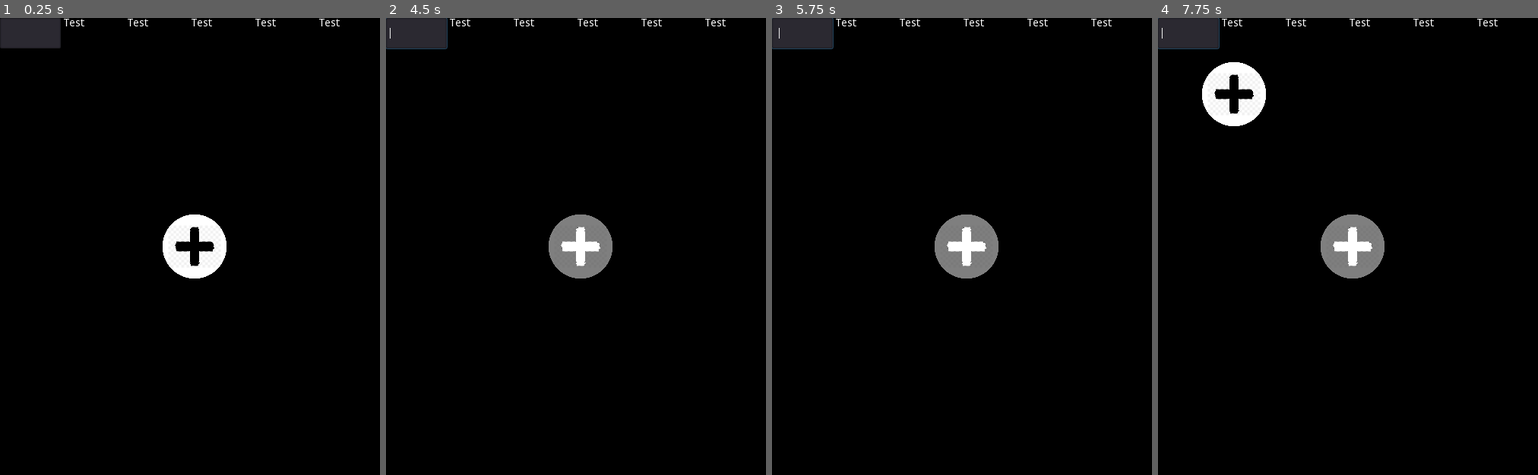
Above: before the commit, frames 1-4 (left to right).
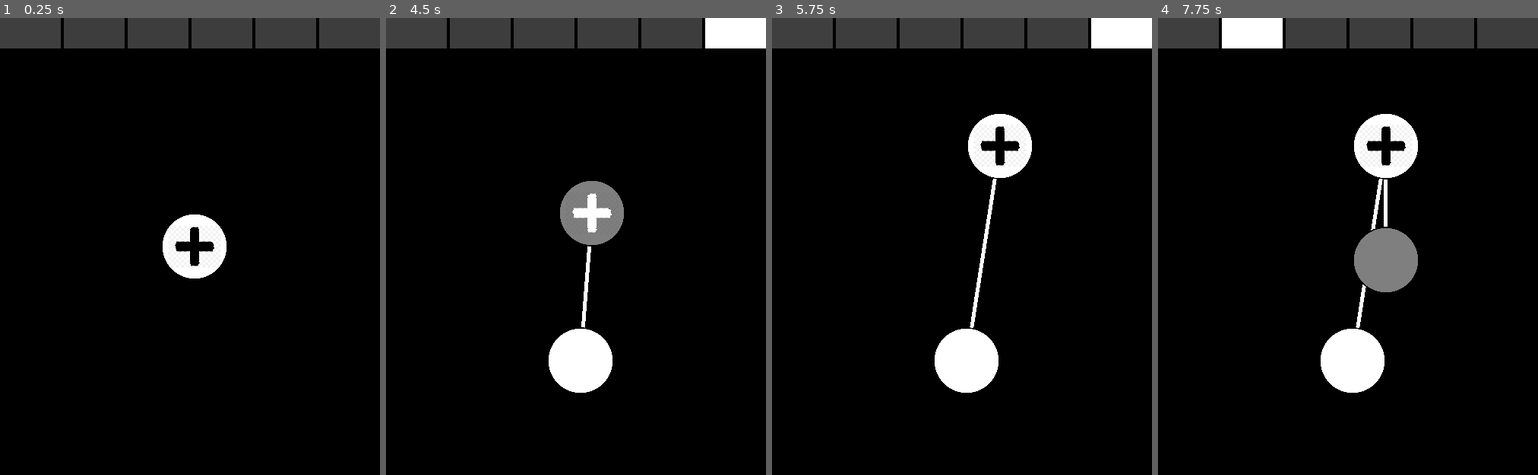
Above: after the commit, the same moments.

Repository: StrayEddy/GoMental
Game: Godot game, scene res://Diagram.tscn
The game is run twice, just before and just after one commit, with the same random seed, the same clock (stepped at 60 frames per second) and the same inputs. This scene is started directly instead of the project's main scene.
Inputs (mouse positions are in pixels of both pictures, inside the frame that each line leads up to):
- Up to frame 1 (0.25 s): no input
- Up to frame 2 (4.5 s): click (481, 31) at 0.52 s; click (545, 31) at 1.27 s; click (606, 31) at 2.02 s; click (671, 31) at 2.77 s; click (735, 31) at 3.52 s; tap Enter at 4.25 s; drag from (579, 246) to (614, 145) at 4.27 s
- Up to frame 3 (5.75 s): tap Space at 5 s; drag from (886, 269) to (965, 246) at 5.02 s
- Up to frame 4 (7.75 s): tap Enter at 5.75, 7.25 s; move the mouse to (1386, 145) at 5.77 s; hold Right 5.78-6.5 s; hold Enter 5.78-6.5 s; click (1386, 145) at 5.92 s; tap Tab at 6.05 s; tap Space at 6.5 s; drag from (1234, 95) to (1234, 177) at 6.52 s; drag from (1234, 95) to (1351, 246) at 7.27 s

The runs differ from the first frame. In frame 1, 5.5% of the frame differs, in the area x 0-100%, y 0-7%; in frame 2, 10%; in frame 3, 11%; in frame 4, 13%, in the area x 0-100%, y 0-82%.

Commit message:
Add neurons + connections + search bar + search engine + theme

Diff:
--- /dev/null
+++ b/Button.gd
@@ -0,0 +1,18 @@
+extends Button
+
+func _ready():
+	self.connect("focus_entered", self, "_on_focus_entered")
+	self.connect("focus_exited", self, "_on_focus_exited")
+	self.connect("gui_input", self, "_on_gui_input")
+
+	theme.set_color("font_color", "Button", Color(1,1,1))
+
+func _on_focus_entered(event):
+	theme.set_color("font_color", "Button", Color(0,0,0))
+
+func _on_focus_exited(event):
+	theme.set_color("font_color", "Button", Color(1,1,1))
+
+func _on_gui_input(event):
+	if Input.is_key_pressed(KEY_ENTER):
+		Global.diagram.add_neuron(text)
--- /dev/null
+++ b/Connexion.gd
@@ -0,0 +1,22 @@
+extends Node2D
+
+var neurons = [Vector2.ZERO, Vector2.ZERO]
+
+func _ready():
+	z_index = -1
+
+func set_first_neuron(neuron):
+	neurons[0] = neuron
+	$Line2D.set_point_position(0, neuron.position)
+	neuron.connect("is_moving", self, "set_first_neuron_position")
+
+func set_second_neuron(neuron):
+	neurons[1] = neuron
+	$Line2D.set_point_position(1, neuron.position)
+	neuron.connect("is_moving", self, "set_second_neuron_position")
+
+func set_first_neuron_position(position):
+	$Line2D.set_point_position(0, position)
+
+func set_second_neuron_position(position):
+	$Line2D.set_point_position(1, position)
--- /dev/null
+++ b/Connexion.tscn
@@ -0,0 +1,11 @@
+[gd_scene load_steps=2 format=2]
+
+[ext_resource path="res://Connexion.gd" type="Script" id=1]
+
+[node name="Connexion" type="Node2D"]
+script = ExtResource( 1 )
+
+[node name="Line2D" type="Line2D" parent="."]
+points = PoolVector2Array( 0, 0, 0, 0 )
+width = 5.0
+default_color = Color( 1, 1, 1, 1 )
--- a/Diagram.gd
+++ b/Diagram.gd
@@ -1,16 +1,42 @@
 extends Node2D
 
 var neuron_scene = load("res://Neuron.tscn")
+var connexion_scene = load("res://Connexion.tscn")
+var selected_neuron
 
 func _ready():
-	$Neuron.connect("is_selected", self, "put_focus_on_line_edit")
+	selected_neuron = $MainNeuron
+	$MainNeuron.connect("is_selected", self, "neuron_is_selected")
+
+func neuron_is_selected(neuron):
+	selected_neuron = neuron
+	put_focus_on_line_edit()
 
 func put_focus_on_line_edit():
-	$GridContainer/LineEdit.clear()
-	$GridContainer/LineEdit.grab_focus()
+	$SearchBar/LineEdit.clear()
+	$SearchBar/LineEdit.grab_focus()
+	var suggestions = SearchEngine.get_suggestions(selected_neuron.get_label())
+	$SearchBar.set_suggestions(suggestions)
 
-func _on_LineEdit_text_entered(new_text):
-	$GridContainer/LineEdit.clear()
+func add_neuron(text):
+	# Add neuron
 	var neuron = neuron_scene.instance()
-	neuron.position = Vector2(100,100)
+	neuron.connect("is_selected", self, "neuron_is_selected")
+	neuron.set_label(text)
+	neuron.set_father(selected_neuron)
 	add_child(neuron)
+
+	# Add connection to father neuron
+	create_connection_with(neuron)
+
+	# Add new term
+	SearchEngine.add_term(text)
+
+	# Add suggestion to selected neuron
+	SearchEngine.add_suggestion(selected_neuron.get_label(), text)
+
+func create_connection_with(neuron):
+	var connexion = connexion_scene.instance()
+	connexion.set_first_neuron(neuron)
+	connexion.set_second_neuron(selected_neuron)
+	add_child(connexion)
--- a/Diagram.tscn
+++ b/Diagram.tscn
@@ -3,82 +3,20 @@
 [ext_resource path="res://assets/white.png" type="Texture" id=1]
 [ext_resource path="res://Neuron.tscn" type="PackedScene" id=2]
 [ext_resource path="res://Diagram.gd" type="Script" id=3]
-[ext_resource path="res://LineEdit.gd" type="Script" id=4]
+[ext_resource path="res://SearchBar.tscn" type="PackedScene" id=4]
 
-[node name="Diagram" type="Node2D"]
+[node name="Diagram" type="Node2D" groups=[
+"Diagram",
+]]
 script = ExtResource( 3 )
 
 [node name="Background" type="Sprite" parent="."]
 modulate = Color( 0, 0, 0, 1 )
+z_index = -2
 texture = ExtResource( 1 )
 centered = false
 
-[node name="Neuron" parent="." instance=ExtResource( 2 )]
+[node name="MainNeuron" parent="." instance=ExtResource( 2 )]
 position = Vector2( 256, 300 )
 
-[node name="GridContainer" type="GridContainer" parent="."]
-margin_right = 500.0
-margin_bottom = 40.0
-size_flags_horizontal = 3
-columns = 6
-__meta__ = {
-"_edit_use_anchors_": false
-}
-
-[node name="LineEdit" type="LineEdit" parent="GridContainer"]
-margin_right = 80.0
-margin_bottom = 40.0
-size_flags_horizontal = 3
-size_flags_vertical = 3
-script = ExtResource( 4 )
-
-[node name="RichTextLabel" type="RichTextLabel" parent="GridContainer"]
-margin_left = 84.0
-margin_right = 164.0
-margin_bottom = 40.0
-size_flags_horizontal = 3
-size_flags_vertical = 3
-bbcode_enabled = true
-bbcode_text = "Test"
-text = "Test"
-
-[node name="RichTextLabel2" type="RichTextLabel" parent="GridContainer"]
-margin_left = 168.0
-margin_right = 248.0
-margin_bottom = 40.0
-size_flags_horizontal = 3
-size_flags_vertical = 3
-bbcode_enabled = true
-bbcode_text = "Test"
-text = "Test"
-
-[node name="RichTextLabel3" type="RichTextLabel" parent="GridContainer"]
-margin_left = 252.0
-margin_right = 332.0
-margin_bottom = 40.0
-size_flags_horizontal = 3
-size_flags_vertical = 3
-bbcode_enabled = true
-bbcode_text = "Test"
-text = "Test"
-
-[node name="RichTextLabel4" type="RichTextLabel" parent="GridContainer"]
-margin_left = 336.0
-margin_right = 416.0
-margin_bottom = 40.0
-size_flags_horizontal = 3
-size_flags_vertical = 3
-bbcode_enabled = true
-bbcode_text = "Test"
-text = "Test"
-
-[node name="RichTextLabel5" type="RichTextLabel" parent="GridContainer"]
-margin_left = 420.0
-margin_right = 500.0
-margin_bottom = 40.0
-size_flags_horizontal = 3
-size_flags_vertical = 3
-bbcode_enabled = true
-bbcode_text = "Test"
-text = "Test"
-[connection signal="text_entered" from="GridContainer/LineEdit" to="." method="_on_LineEdit_text_entered"]
+[node name="SearchBar" parent="." instance=ExtResource( 4 )]
--- /dev/null
+++ b/Global.gd
@@ -0,0 +1,6 @@
+extends Node
+
+var diagram
+
+func _ready():
+	diagram = get_tree().get_nodes_in_group("Diagram")[0]
--- a/LineEdit.gd
+++ b/LineEdit.gd
@@ -1,16 +1,14 @@
 extends LineEdit
 
+func _ready():
+	theme.set_color("font_color", "LineEdit", Color(1,1,1))
 
-# Declare member variables here. Examples:
-# var a = 2
-# var b = "text"
+func _on_LineEdit_focus_entered():
+	theme.set_color("font_color", "LineEdit", Color(0,0,0))
 
+func _on_LineEdit_focus_exited():
+	theme.set_color("font_color", "LineEdit", Color(1,1,1))
 
-# Called when the node enters the scene tree for the first time.
-func _ready():
-	pass # Replace with function body.
-
-
-# Called every frame. 'delta' is the elapsed time since the previous frame.
-#func _process(delta):
-#	pass
+func _on_LineEdit_text_entered(new_text):
+	clear()
+	Global.diagram.add_neuron(new_text)
--- a/Neuron.gd
+++ b/Neuron.gd
@@ -1,19 +1,47 @@
 extends Node2D
 
-signal is_selected
+signal is_selected(neuron)
+signal is_moving(position)
+
+var dragging = false
+var father = null
 
 
-# Declare member variables here. Examples:
-# var a = 2
-# var b = "text"
-
-
-# Called when the node enters the scene tree for the first time.
 func _ready():
 	pass # Replace with function body.
 
+func _process(delta):
+	if dragging:
+		var mousepos = get_viewport().get_mouse_position()
+		self.position = Vector2(mousepos.x, mousepos.y)
+		emit_signal("is_moving", self.position)
+
+func get_label():
+	return $CircleSprite/CenterContainer/Label.text
+
+func set_label(text):
+	$CircleSprite/CenterContainer/Label.text = text
+	show_label()
+	hide_plus()
+
+func set_father(neuron):
+	father = neuron
+	self.position = father.position + Vector2(0,150)
+
+func show_label():
+	$CircleSprite/CenterContainer.show()
+
+func hide_label():
+	$CircleSprite/CenterContainer.hide()
+
+func show_plus():
+	$CircleSprite/PlusSprite.show()
+
+func hide_plus():
+	$CircleSprite/PlusSprite.hide()
+
 func selected():
-	emit_signal("is_selected")
+	emit_signal("is_selected", self)
 
 func _on_Area2D_mouse_entered():
 	$CircleSprite.self_modulate = Color(.5,.5,.5)
@@ -24,5 +52,10 @@
 	$CircleSprite/PlusSprite.self_modulate = Color(0,0,0)
 
 func _on_Area2D_input_event(viewport, event, shape_idx):
-	if event is InputEventMouseButton and event.pressed:
-		selected()
+	if event is InputEventMouseButton:
+		if event.button_index == BUTTON_LEFT and event.pressed:
+			dragging = true
+		elif event.button_index == BUTTON_LEFT and !event.pressed:
+			dragging = false
+		elif event.button_index == BUTTON_RIGHT and event.pressed:
+			selected()
--- a/Neuron.tscn
+++ b/Neuron.tscn
@@ -1,11 +1,16 @@
-[gd_scene load_steps=5 format=2]
+[gd_scene load_steps=7 format=2]
 
 [ext_resource path="res://Neuron.gd" type="Script" id=1]
 [ext_resource path="res://assets/circle.png" type="Texture" id=2]
 [ext_resource path="res://assets/new.png" type="Texture" id=3]
+[ext_resource path="res://assets/NotoSans-Bold.ttf" type="DynamicFontData" id=4]
 
 [sub_resource type="CircleShape2D" id=1]
 radius = 500.0
+
+[sub_resource type="DynamicFont" id=2]
+size = 100
+font_data = ExtResource( 4 )
 
 [node name="Neuron" type="Node2D"]
 scale = Vector2( 0.1, 0.1 )
@@ -23,6 +28,35 @@
 self_modulate = Color( 0, 0, 0, 1 )
 scale = Vector2( 1, 1 )
 texture = ExtResource( 3 )
+
+[node name="CenterContainer" type="CenterContainer" parent="CircleSprite"]
+visible = false
+anchor_left = 0.5
+anchor_top = 0.5
+anchor_right = 0.5
+anchor_bottom = 0.5
+margin_left = -812.0
+margin_top = -587.0
+margin_right = -212.0
+margin_bottom = -437.0
+grow_horizontal = 2
+grow_vertical = 2
+mouse_filter = 2
+__meta__ = {
+"_edit_use_anchors_": false
+}
+
+[node name="Label" type="Label" parent="CircleSprite/CenterContainer"]
+margin_left = 300.0
+margin_top = 6.0
+margin_right = 300.0
+margin_bottom = 143.0
+size_flags_horizontal = 3
+size_flags_vertical = 3
+custom_fonts/font = SubResource( 2 )
+custom_colors/font_color = Color( 0, 0, 0, 1 )
+align = 1
+valign = 1
 [connection signal="input_event" from="Area2D" to="." method="_on_Area2D_input_event"]
 [connection signal="mouse_entered" from="Area2D" to="." method="_on_Area2D_mouse_entered"]
 [connection signal="mouse_exited" from="Area2D" to="." method="_on_Area2D_mouse_exited"]
--- /dev/null
+++ b/SearchBar.gd
@@ -0,0 +1,34 @@
+extends GridContainer
+
+func _ready():
+	pass
+
+func autocomplete():
+	$LineEdit.text = $Button.text
+
+func _on_LineEdit_gui_input(event):
+	if Input.is_key_pressed(KEY_TAB):
+		autocomplete()
+	elif Input.is_key_pressed(KEY_RIGHT):
+		$Button.grab_focus()
+	else:
+		var suggestions = SearchEngine.search_terms_containing_label($LineEdit.text)
+		set_suggestions(suggestions)
+
+func set_suggestions(suggestions):
+	$Button.text = ""
+	$Button2.text = ""
+	$Button3.text = ""
+	$Button4.text = ""
+	$Button5.text = ""
+
+	if suggestions.size() > 4:
+		$Button5.text = suggestions[4].label
+	if suggestions.size() > 3:
+		$Button4.text = suggestions[3].label
+	if suggestions.size() > 2:
+		$Button3.text = suggestions[2].label
+	if suggestions.size() > 1:
+		$Button2.text = suggestions[1].label
+	if suggestions.size() > 0:
+		$Button.text = suggestions[0].label
--- /dev/null
+++ b/SearchBar.tscn
@@ -0,0 +1,91 @@
+[gd_scene load_steps=6 format=2]
+
+[ext_resource path="res://LineEdit.gd" type="Script" id=1]
+[ext_resource path="res://SearchBar.gd" type="Script" id=2]
+[ext_resource path="res://theme.theme" type="Theme" id=3]
+[ext_resource path="res://Button.gd" type="Script" id=4]
+
+[sub_resource type="StyleBoxFlat" id=2]
+bg_color = Color( 1, 1, 1, 1 )
+
+[node name="SearchBar" type="GridContainer"]
+margin_right = 500.0
+margin_bottom = 40.0
+size_flags_horizontal = 3
+columns = 6
+script = ExtResource( 2 )
+__meta__ = {
+"_edit_use_anchors_": false
+}
+
+[node name="LineEdit" type="LineEdit" parent="."]
+margin_right = 80.0
+margin_bottom = 40.0
+focus_neighbour_right = NodePath("../Button")
+size_flags_horizontal = 3
+size_flags_vertical = 3
+theme = ExtResource( 3 )
+script = ExtResource( 1 )
+
+[node name="Button" type="Button" parent="."]
+margin_left = 84.0
+margin_right = 164.0
+margin_bottom = 40.0
+focus_neighbour_left = NodePath("../LineEdit")
+focus_neighbour_right = NodePath("../Button2")
+size_flags_horizontal = 3
+size_flags_vertical = 3
+theme = ExtResource( 3 )
+custom_styles/focus = SubResource( 2 )
+script = ExtResource( 4 )
+
+[node name="Button2" type="Button" parent="."]
+margin_left = 168.0
+margin_right = 248.0
+margin_bottom = 40.0
+focus_neighbour_left = NodePath("../Button")
+focus_neighbour_right = NodePath("../Button3")
+size_flags_horizontal = 3
+size_flags_vertical = 3
+theme = ExtResource( 3 )
+custom_styles/focus = SubResource( 2 )
+script = ExtResource( 4 )
+
+[node name="Button3" type="Button" parent="."]
+margin_left = 252.0
+margin_right = 332.0
+margin_bottom = 40.0
+focus_neighbour_left = NodePath("../Button2")
+focus_neighbour_right = NodePath("../Button4")
+size_flags_horizontal = 3
+size_flags_vertical = 3
+theme = ExtResource( 3 )
+custom_styles/focus = SubResource( 2 )
+script = ExtResource( 4 )
+
+[node name="Button4" type="Button" parent="."]
+margin_left = 336.0
+margin_right = 416.0
+margin_bottom = 40.0
+focus_neighbour_left = NodePath("../Button3")
+focus_neighbour_right = NodePath("../Button5")
+size_flags_horizontal = 3
+size_flags_vertical = 3
+theme = ExtResource( 3 )
+custom_styles/focus = SubResource( 2 )
+script = ExtResource( 4 )
+
+[node name="Button5" type="Button" parent="."]
+margin_left = 420.0
+margin_right = 500.0
+margin_bottom = 40.0
+focus_neighbour_left = NodePath("../Button4")
+size_flags_horizontal = 3
+size_flags_vertical = 3
+theme = ExtResource( 3 )
+custom_styles/focus = SubResource( 2 )
+script = ExtResource( 4 )
+[connection signal="focus_entered" from="LineEdit" to="LineEdit" method="_on_LineEdit_focus_entered"]
+[connection signal="focus_exited" from="LineEdit" to="LineEdit" method="_on_LineEdit_focus_exited"]
+[connection signal="gui_input" from="LineEdit" to="." method="_on_LineEdit_gui_input"]
+[connection signal="text_entered" from="LineEdit" to="LineEdit" method="_on_LineEdit_text_entered"]
--- /dev/null
+++ b/SearchEngine.gd
@@ -0,0 +1,105 @@
+extends Node
+
+class TermSorter:
+	static func sort_by_label(a, b):
+		if a.label < b.label:
+			return true
+		else:
+			return false
+
+class SuggestionSorter:
+	static func sort_by_count(a, b):
+		if a.count > b.count:
+			return true
+		else:
+			return false
+
+class TermSearcher:
+	static func bsearch(a, val):
+		if a.label == val:
+			return true
+		else:
+			return false
+
+var terms = [
+	{
+		"label": "",
+		"suggestions": [
+			{"label":"anxiete", "count":10},
+			{"label":"bipolarite", "count":2}
+		]
+	},
+	{
+		"label": "anxiete",
+		"suggestions": [
+			{"label":"meditation", "count":4},
+			{"label":"relaxation", "count":6}
+		]
+	},
+	{
+		"label": "bipolarite",
+		"suggestions": [
+			{"label":"journal humeur", "count":1}
+		]
+	},
+	{
+		"label": "meditation",
+		"suggestions": []
+	},
+	{
+		"label": "relaxation",
+		"suggestions": []
+	},
+	{
+		"label": "journal humeur",
+		"suggestions": []
+	}
+]
+
+func search_terms_containing_label(label):
+	var close_terms = []
+
+	if label == "":
+		return terms
+
+	for term in terms:
+		if term.label == "":
+			continue
+
+		if label in term.label:
+			close_terms.append(term)
+
+	return close_terms
+
+func get_term(label):
+	terms.sort_custom(TermSorter, "sort_by_label")
+	return search_terms_containing_label(label)[0]
+
+func get_suggestions(label):
+	var term = get_term(label)
+	term.suggestions.sort_custom(SuggestionSorter, "sort_by_count")
+	return term.suggestions
+
+func add_term(new_label):
+	var term = get_term(new_label)
+	if term == null:
+		term = {
+			"label": new_label,
+			"suggestions": []
+		}
+		terms.push_back(term)
+	return term
+
+func add_suggestion(term_label, suggestion_label):
+	var suggestions = get_term(term_label).suggestions
+
+	for suggestion in suggestions:
+		if suggestion.label == suggestion_label:
+			suggestion.count += 1
+			return suggestion
+
+	var new_suggestion = {
+		"label": suggestion_label, "count": 1
+	}
+	suggestions.push_back(new_suggestion)
+	return new_suggestion
--- a/project.godot
+++ b/project.godot
@@ -19,10 +19,23 @@
 run/main_scene="res://Main.tscn"
 config/icon="res://icon.png"
 
+[autoload]
+
+Global="*res://Global.gd"
+SearchEngine="*res://SearchEngine.gd"
+
 [display]
 
 window/size/width=500
 
+[input]
+
+ui_autocomplete={
+"deadzone": 0.5,
+"events": [ Object(InputEventKey,"resource_local_to_scene":false,"resource_name":"","device":0,"alt":false,"shift":false,"control":false,"meta":false,"command":false,"pressed":false,"scancode":16777218,"unicode":0,"echo":false,"script":null)
+ ]
+}
+
 [rendering]
 
 environment/default_environment="res://default_env.tres"
Binary file added: assets/NotoSans-Bold.ttf
Binary file added: theme.theme
